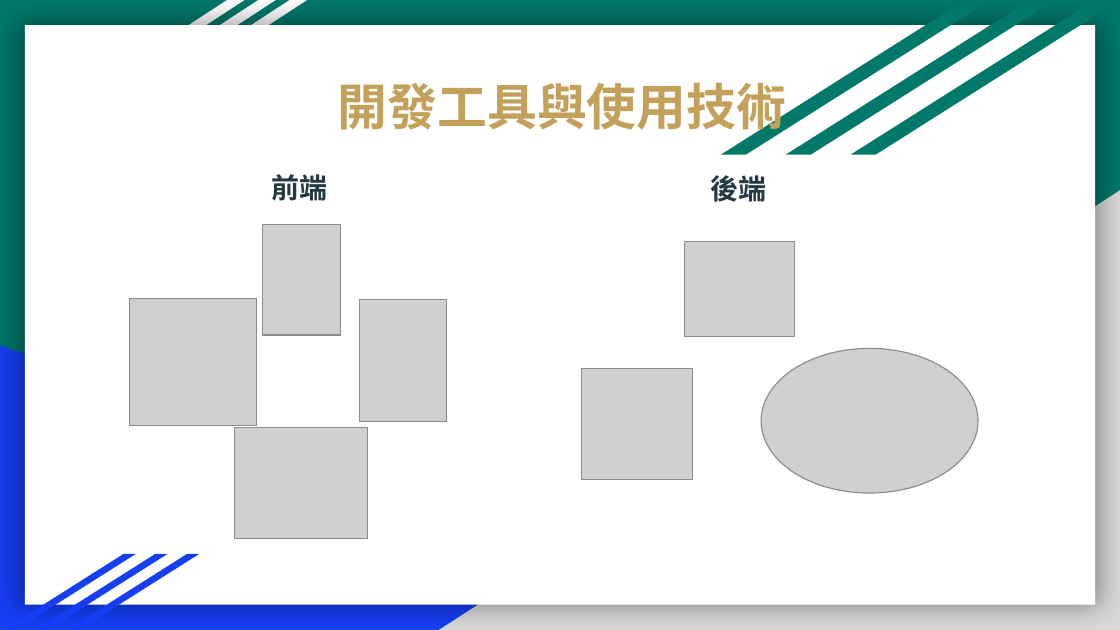
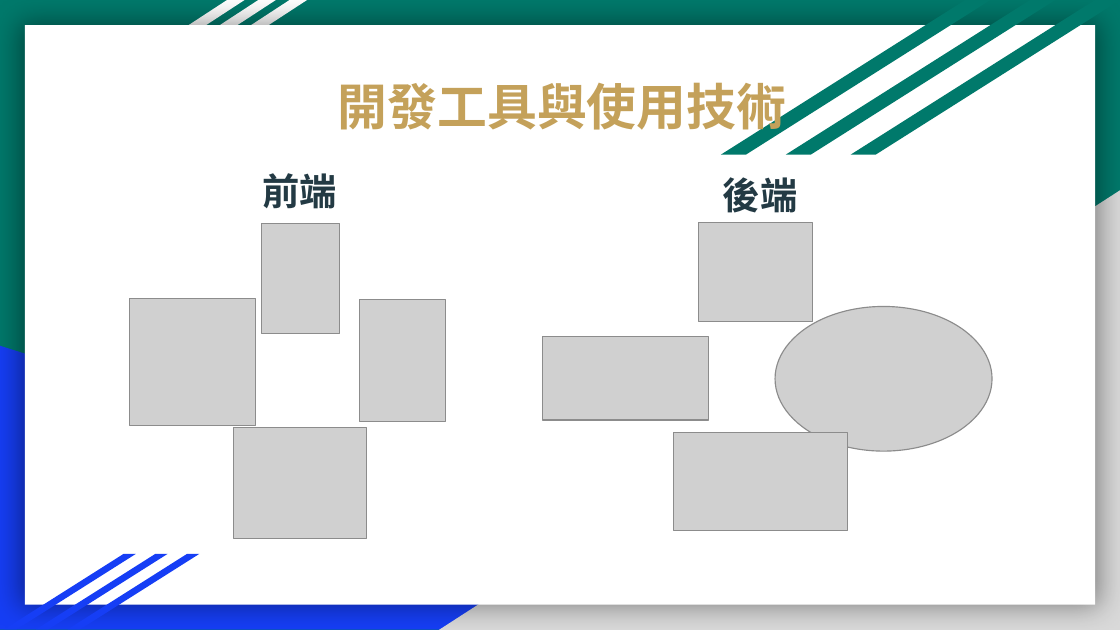
Before and after one commit to Yuchiaoniu/wandering, a slide deck: slide 4 of 葉登發/第四組 浪跡天涯 .pptx. Drawn at 1120x630 pixels with LibreOffice and Linux fonts; fonts in the diff are those of the drawing; grey boxes stand for pictures. Boxes give left, top, right and bottom in pixels: in the first picture for what was removed or moved away, otherwise in the second. Text is boxed around its words. In the diff, an @@ line names an element or a change of style, - is before the commit and + after.

```diff
--- a/葉登發/第四組 浪跡天涯 .pptx
+++ b/葉登發/第四組 浪跡天涯 .pptx
@@ text "前端": place and size @@
-text "前端" at (272,174,328,201)
+text "前端" at (262,173,337,209)
@@ text "前端" at (262,173,337,209): size 18 to 24 pt @@
@@ text "後端" at (723,177,798,213): size 18 to 24 pt @@
@@ text "後端": place and size @@
-text "後端" at (710,175,766,202)
+text "後端" at (723,177,798,213)
@@ picture: place and size @@
-picture at (684,241,794,336)
+picture at (699,223,813,321)
@@ picture: place and size @@
-picture at (762,348,979,493)
+picture at (775,307,992,451)
@@ picture added at (542,337,709,420) @@
@@ picture removed at (581,368,692,479) @@
@@ picture added at (673,432,848,530) @@
```
Also in this commit, not shown: 2 other slides changed.
